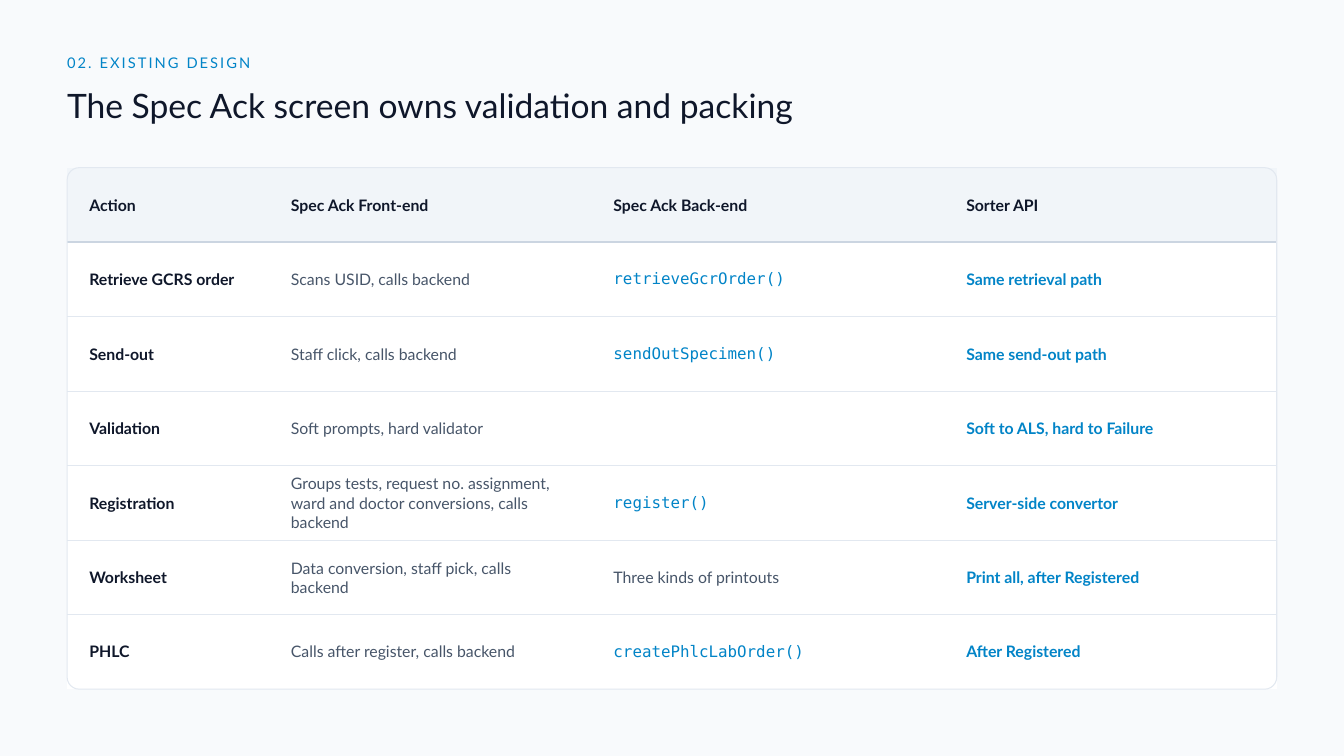
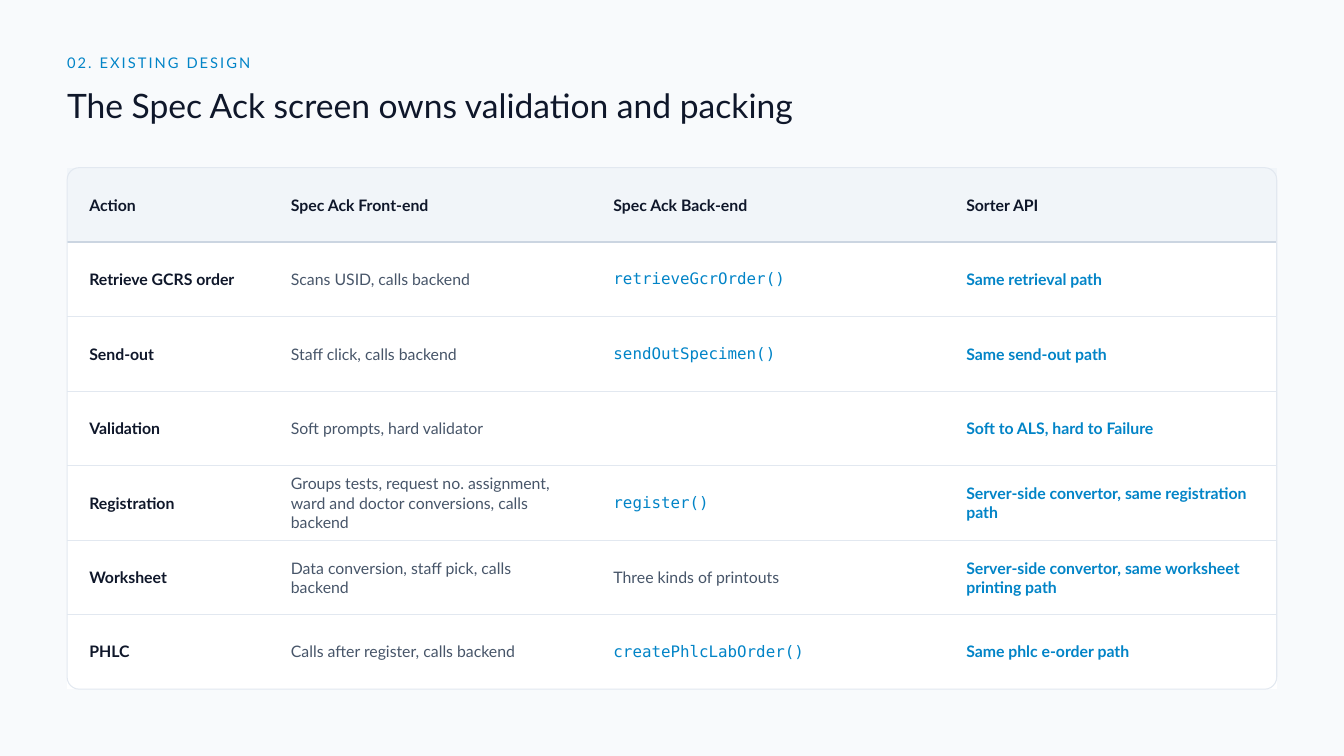
Before and after one commit to DragonChong/HA-Notes, a slide deck: slide 4 of SDLC/Projects/TMP-specimen-sorter-api — Specimen Sorter API/assets/Specimen Sorter API v3.pptx. Drawn at 1344x756 pixels with LibreOffice and Linux fonts; fonts in the diff are those of the drawing. Boxes give left, top, right and bottom in pixels: in the first picture for what was removed or moved away, otherwise in the second. Text is boxed around its words. In the diff, an @@ line names an element or a change of style, - is before the commit and + after.

```diff
--- a/SDLC/Projects/TMP-specimen-sorter-api — Specimen Sorter API/assets/Specimen Sorter API v3.pptx
+++ b/SDLC/Projects/TMP-specimen-sorter-api — Specimen Sorter API/assets/Specimen Sorter API v3.pptx
@@ table at bbox=[68, 167, 1277, 664] @@
-row 5, column 4: Server-side convertor
+row 5, column 4: Server-side convertor, same registration path
-row 6, column 4: Print all, after Registered
+row 6, column 4: Server-side convertor, same worksheet printing path
-row 7, column 4: After Registered
+row 7, column 4: Same phlc e-order path
```
Also in this commit, not shown: 3 other slides changed, 2 other files.
